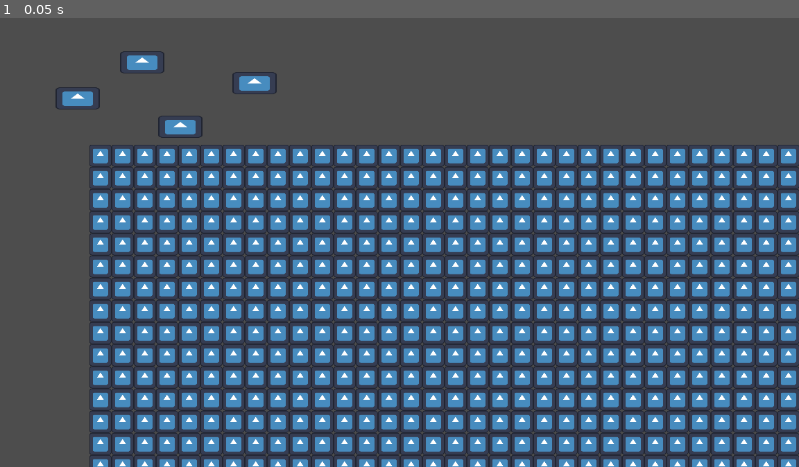
Above: before the commit, frame 1.
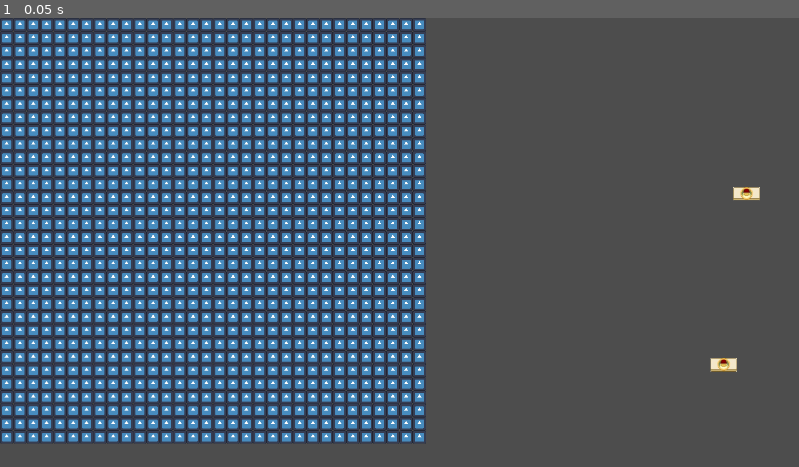
Above: after the commit, the same moment.

Repository: FrampthDev/JamOn
Game: Godot game, scene res://Scenes/game_scene.tscn
Same seed, same stepped clock (60 frames per second), same inputs: the game is played once before the commit and once after it. The engine's default icon, where the game draws it, is replaced by a stand-in: a white triangle on a blue panel in a dark square.
Inputs:
- Up to frame 1 (0.05 s): no input

The runs differ from the first frame. In frame 1, 57% of the frame differs, in the area x 0-100%, y 0-100%.

Commit message:
Las cosas funcionan!!!¡1!!¡

Diff:
--- a/Scenes/game_scene.tscn
+++ b/Scenes/game_scene.tscn
@@ -12,22 +12,16 @@
 [node name="GameManager" parent="." instance=ExtResource("1_fiftr")]
 
 [node name="VirtualCursor" parent="." node_paths=PackedStringArray("camera") instance=ExtResource("1_x87qo")]
+position = Vector2(-2.38419e-07, -9.53674e-07)
 camera = NodePath("../Camera2D")
 
 [node name="Camera2D" type="Camera2D" parent="."]
-position = Vector2(585, 301)
+position = Vector2(960, 540)
 
 [node name="Tabletop" parent="." instance=ExtResource("2_6h5vk")]
-position = Vector2(137.776, 159.582)
 
 [node name="Piece" parent="." instance=ExtResource("2_b6fju")]
-position = Vector2(269, 134)
+position = Vector2(1739, 834)
 
 [node name="Piece2" parent="." instance=ExtResource("2_b6fju")]
-position = Vector2(121, 93)
-
-[node name="Piece3" parent="." instance=ExtResource("2_b6fju")]
-position = Vector2(214, 41)
-
-[node name="Piece4" parent="." instance=ExtResource("2_b6fju")]
-position = Vector2(376, 71)
+position = Vector2(1794, 423)
--- a/Scenes/piece.tscn
+++ b/Scenes/piece.tscn
@@ -1,16 +1,15 @@
 [gd_scene load_steps=5 format=3 uid="uid://r0qh1ukuc7kk"]
 
 [ext_resource type="Script" uid="uid://dgas46lyqf363" path="res://Scripts/piece.gd" id="1_y70yu"]
-[ext_resource type="Texture2D" uid="uid://bdg44smqo5mdw" path="res://Sprites/icon.svg" id="2_l2hco"]
+[ext_resource type="Texture2D" uid="uid://cpl8ovjawqc4f" path="res://Sprites/WhatsApp Image 2025-03-15 at 12.55.26.jpeg" id="2_y70yu"]
 
 [sub_resource type="RectangleShape2D" id="RectangleShape2D_y70yu"]
-size = Vector2(63.5, 64)
+size = Vector2(63.5, 32)
 
 [sub_resource type="CircleShape2D" id="CircleShape2D_y70yu"]
 radius = 3.5
 
 [node name="Piece" type="Node2D"]
-scale = Vector2(1, 0.5)
 script = ExtResource("1_y70yu")
 
 [node name="AreaPickUp" type="Area2D" parent="."]
@@ -26,8 +25,7 @@
 shape = SubResource("CircleShape2D_y70yu")
 
 [node name="Icon" type="Sprite2D" parent="."]
-scale = Vector2(0.5, 0.5)
-texture = ExtResource("2_l2hco")
+texture = ExtResource("2_y70yu")
 
 [connection signal="area_entered" from="AreaPickUp" to="." method="_on_area_2d_area_entered"]
 [connection signal="area_exited" from="AreaPickUp" to="." method="_on_area_2d_area_exited"]
--- a/Scripts/game_scene.gd
+++ b/Scripts/game_scene.gd
@@ -8,8 +8,9 @@
 
 func InstantiateChild(iMovedPiece: int, jMovedPiece: int, iStaticPiece: int, jStaticPiece: int, squareArray: Array) -> void:
 	instantiatedPiece = piecePrefab.instantiate()
-	if (jStaticPiece < jMovedPiece):
+	if (jStaticPiece < jMovedPiece && squareArray[iMovedPiece + 2][jMovedPiece].piece == null && squareArray[iMovedPiece + 2][jMovedPiece + 1].piece == null):
 		instantiatedPiece.position = squareArray[iMovedPiece + 2][jMovedPiece].global_position + Vector2(32, 16)
-	else:
+	else: if jStaticPiece > jMovedPiece && [iMovedPiece + 2][jMovedPiece + 2].piece == null && squareArray[iMovedPiece + 2][jMovedPiece + 3].piece == null:
 		instantiatedPiece.position = squareArray[iMovedPiece + 2][jMovedPiece + 2].global_position + Vector2(32, 16)
 	add_child(instantiatedPiece)
+	SignalManager.buffer[0] = instantiatedPiece
--- a/Scripts/piece.gd
+++ b/Scripts/piece.gd
@@ -11,14 +11,14 @@
 
 var life: int = 5
 
-func SquareEnter(piece: Node2D) -> void:
-	squareBuffer[squareBufferIndex] = piece
+func SquareEnter(square: Node2D) -> void:
+	squareBuffer[squareBufferIndex] = square
 	squareBufferIndex += 1
 	print(squareBufferIndex)
 
-func SquareExit(piece: Node2D) -> void:
+func SquareExit(square: Node2D) -> void:
 	var i: int = 0
-	while i < squareBufferIndex && piece != squareBuffer[i]:
+	while i < squareBufferIndex && square != squareBuffer[i]:
 		i += 1
 	if i < squareBufferIndex - 1:
 		MoveLeftBuffer(i)
--- a/Scripts/signal_manager.gd
+++ b/Scripts/signal_manager.gd
@@ -20,12 +20,12 @@
 var bufferIndex: int = 0
 
 func _input(event: InputEvent) -> void:
-	if event.is_action_pressed("Click"):
+	if event.is_action_pressed("Click") && buffer[0] != null:
 		click = true
 		if !buffer[0].justStarted:
 			EmptySquare()
 		buffer[0].justStarted = false
-	else: if event.is_action_released("Click"):
+	else: if event.is_action_released("Click") && buffer[0] != null:
 		var i: int = 0
 		var j: int = 0
 
@@ -35,7 +35,7 @@
 				j += 1
 			i += 1
 
-		if dragged && squareArray[i - 1][j - 1].piece == null && squareArray[i - 1][j].piece == null:
+		if dragged && buffer[0].squareBufferIndex > 0 && squareArray[i - 1][j - 1].piece == null && squareArray[i - 1][j].piece == null:
 			buffer[0].position = buffer[0].squareBuffer[0].global_position + Vector2(32, 16)
 			OccupySquare()
 
@@ -76,11 +76,12 @@
 	for j in (bufferIndex - i - 1):
 		buffer[i + j] = buffer[i + j + 1]
 
-func _on_square_enter(piece: Node2D) -> void:
-	buffer[0].SquareEnter(piece)
+func _on_square_enter(square: Node2D) -> void:
+	buffer[0].SquareEnter(square)
+	print(square)
 
-func _on_square_exit(piece: Node2D) -> void:
-	buffer[0].SquareExit(piece)
+func _on_square_exit(square: Node2D) -> void:
+	buffer[0].SquareExit(square)
 
 func moveLeftBuffer(i: int) -> void:
 	buffer[0].MoveLeftBuffer(i)
@@ -106,8 +107,7 @@
 	print("casilla ", i, " ", j, " ocupada: ", squareArray[i - 1][j - 1].piece != null)
 
 func EmptySquare() -> void:
-	print(buffer[0], " = ", buffer[0].squareBuffer[0].piece)
-	if buffer[0].squareBuffer[0].piece == buffer[0]:
+	if buffer[0].squareBuffer[0] != null && buffer[0].squareBuffer[0].piece == buffer[0]:
 		var i: int = 0
 		var j: int = 0
 
--- a/project.godot
+++ b/project.godot
@@ -19,6 +19,13 @@
 
 SignalManager="*res://Scenes/signal_manager.tscn"
 GameManager="*res://Scenes/GameManager.tscn"
+
+[display]
+
+window/size/viewport_width=1920
+window/size/viewport_height=1080
+window/size/mode=4
+window/size/borderless=true
 
 [dotnet]
 
Binary file added: Sprites/WhatsApp Image 2025-03-15 at 12.55.26.jpeg
Not shown, added: Sprites/WhatsApp Image 2025-03-15 at 12.55.26.jpeg.import
